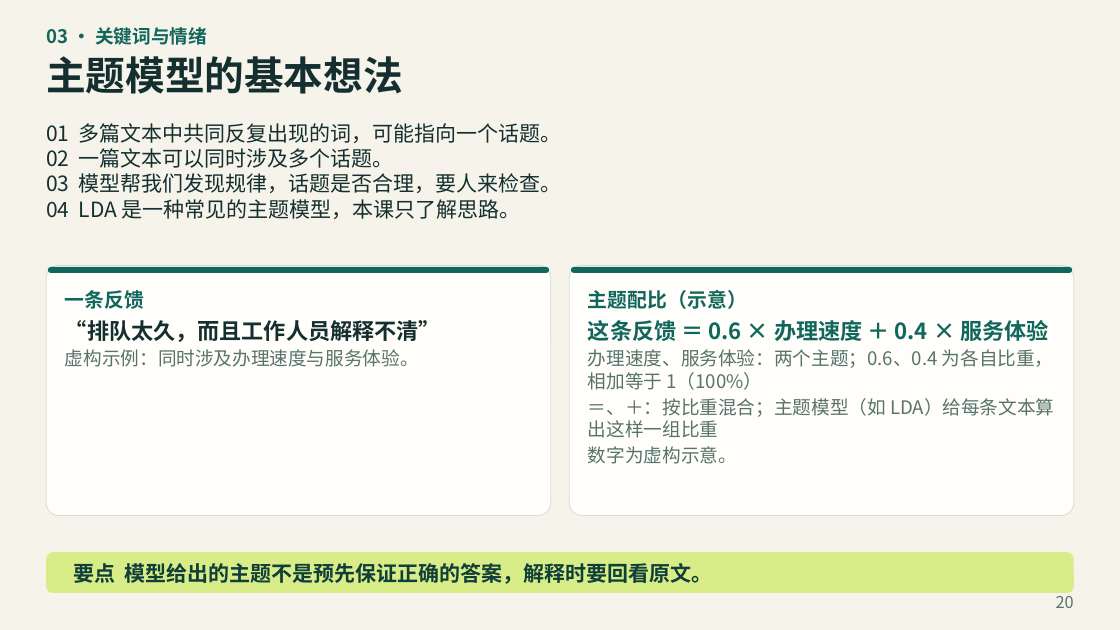
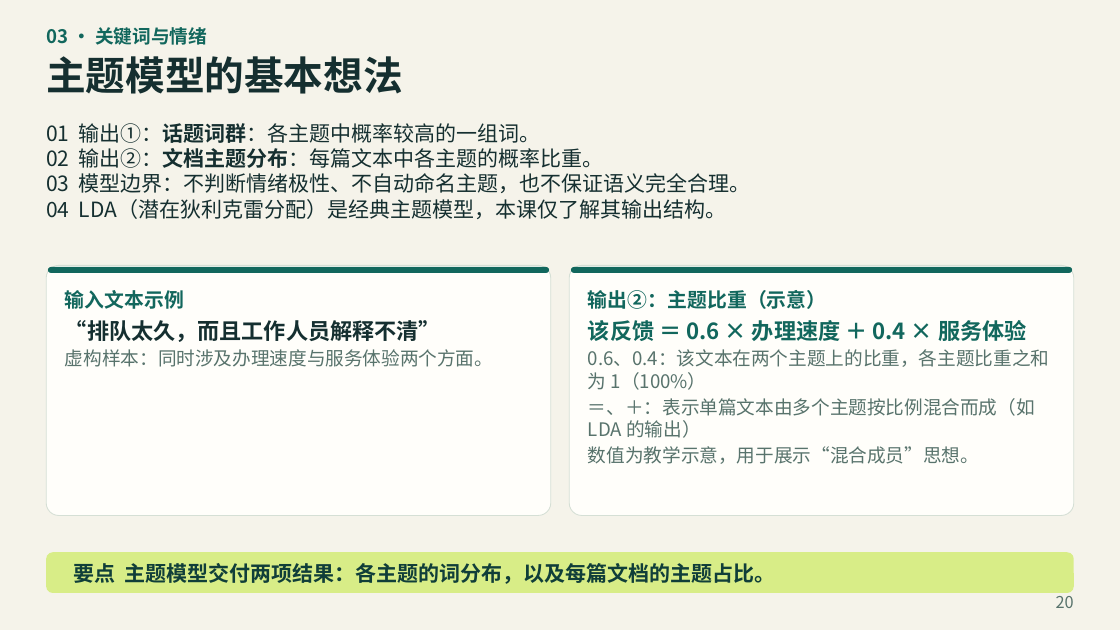
Before and after one commit to jefeerzhang/jefeerzhang.github.io, a slide deck: slide 20 of courses/big-data-finance/text-analysis/文本分析教学PPT.pptx. Drawn at 1120x630 pixels with LibreOffice and Linux fonts; fonts in the diff are those of the drawing. Boxes give left, top, right and bottom in pixels: in the first picture for what was removed or moved away, otherwise in the second. Text is boxed around its words. In the diff, an @@ line names an element or a change of style, - is before the commit and + after.

Commit message:
fix(文本分析): 修正课件概念与互动演示
纠正主题模型、词频和金融文献的表述，修复互动页关键词按钮，并同步课件 PDF 与 PPTX。

```diff
--- a/courses/big-data-finance/text-analysis/文本分析教学PPT.pptx
+++ b/courses/big-data-finance/text-analysis/文本分析教学PPT.pptx
@@ text at (x1=46, y1=123, x2=751, y2=219): text changed @@
-01 多篇文本中共同反复出现的词，可能指向一个话题。
-02 一篇文本可以同时涉及多个话题。
-03 模型帮我们发现规律，话题是否合理，要人来检查。
-04 LDA 是一种常见的主题模型，本课只了解思路。
+01 输出①：话题词群：各主题中概率较高的一组词。
+02 输出②：文档主题分布：每篇文本中各主题的概率比重。
+03 模型边界：不判断情绪极性、不自动命名主题，也不保证语义完全合理。
+04 LDA（潜在狄利克雷分配）是经典主题模型，本课仅了解其输出结构。
@@ text in rounded rectangle at (x1=65, y1=290, x2=184, y2=309): text changed @@
-一条反馈
+输入文本示例
@@ text in rounded rectangle at (x1=588, y1=290, x2=1049, y2=464): text changed @@
-主题配比（示意）
-这条反馈 ＝ 0.6 × 办理速度 ＋ 0.4 × 服务体验
-办理速度、服务体验：两个主题；0.6、0.4 为各自比重，相加等于 1（100%）
-＝、＋：按比重混合；主题模型（如 LDA）给每条文本算出这样一组比重
-数字为虚构示意。
+输出②：主题比重（示意）
+该反馈 ＝ 0.6 × 办理速度 ＋ 0.4 × 服务体验
+0.6、0.4：该文本在两个主题上的比重，各主题比重之和为 1（100%）
+＝、＋：表示单篇文本由多个主题按比例混合而成（如 LDA 的输出）
+数值为教学示意，用于展示“混合成员”思想。
@@ text in rounded rectangle at (x1=65, y1=349, x2=493, y2=367): text changed @@
-虚构示例：同时涉及办理速度与服务体验。
+虚构样本：同时涉及办理速度与服务体验两个方面。
@@ text in rounded rectangle at (x1=73, y1=563, x2=776, y2=584): text changed @@
-要点 模型给出的主题不是预先保证正确的答案，解释时要回看原文。
+要点 主题模型交付两项结果：各主题的词分布，以及每篇文档的主题占比。
```
Also in this commit, not shown: 40 other slides changed, 3 other files.
